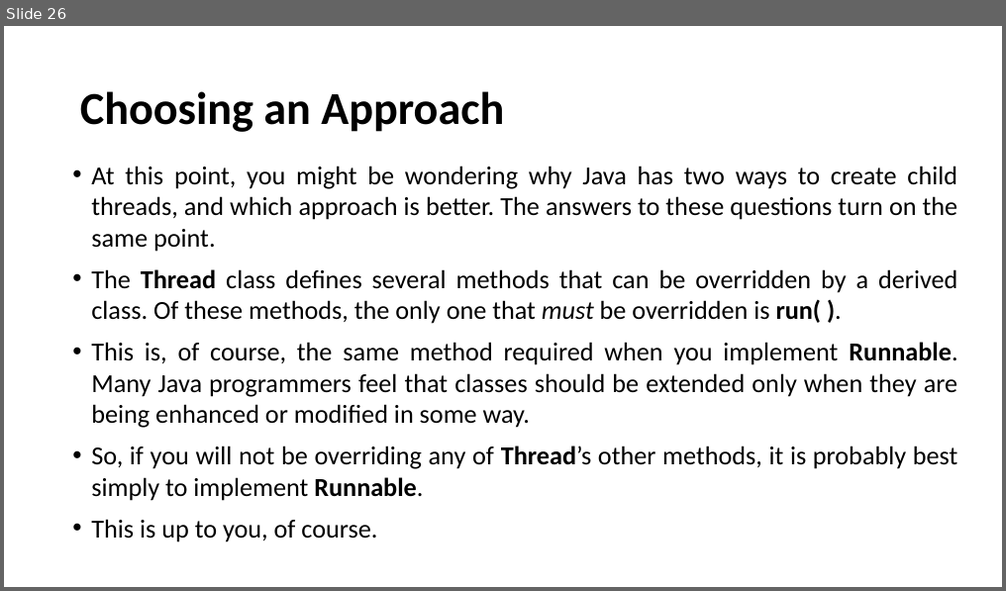
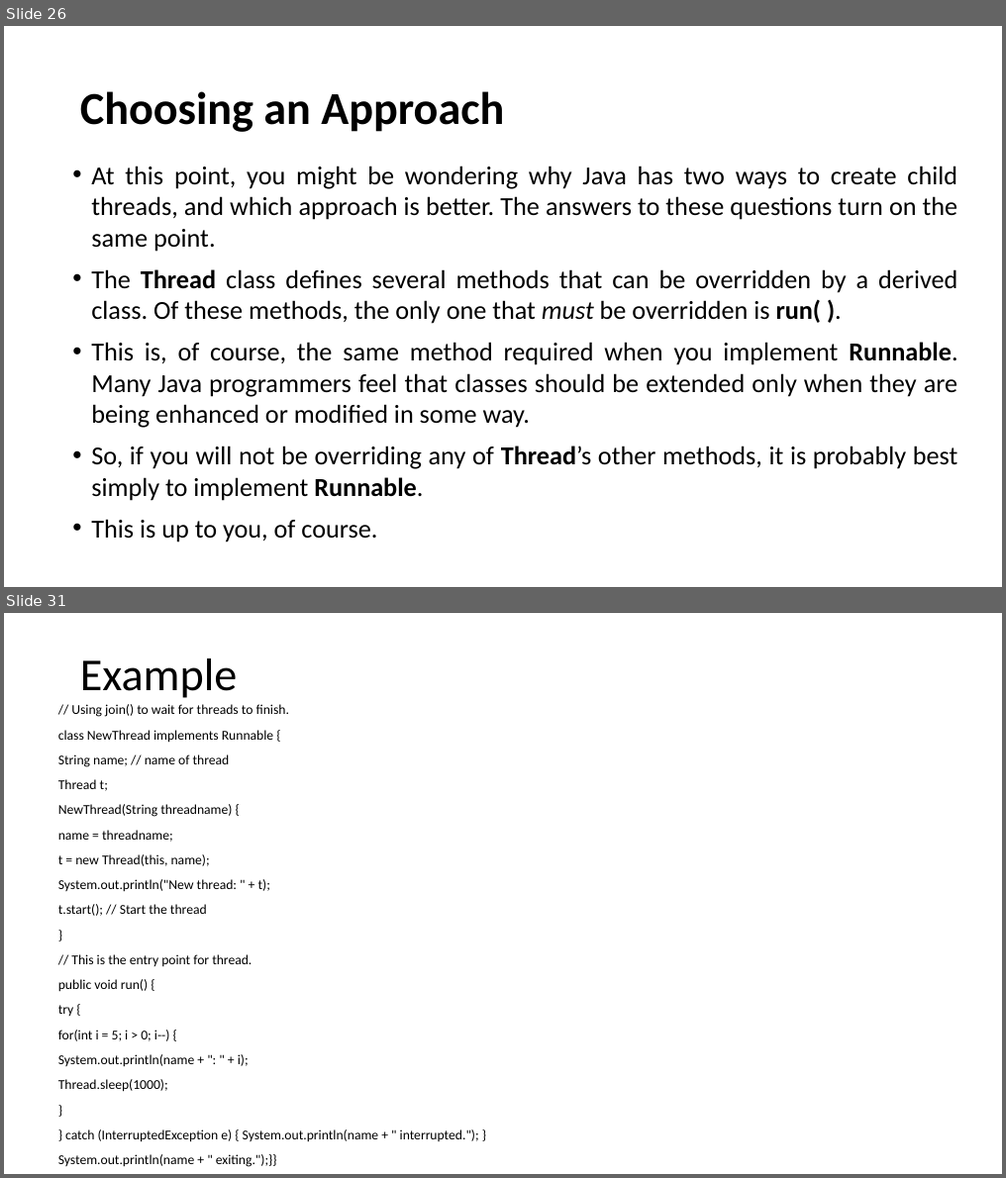
Before and after one commit to Praju-11/Java_Arctic, a slide deck: Multithreading.pptx. Shown one above the other, each under a label of ours: slide 26 before the commit, slides 26 and 31 after it; the slides between them are not shown. The pictures are 1006x591 and 1006x1178 pixels, drawn with LibreOffice and Linux fonts; fonts in the diff are those of the drawing. Boxes give left, top, right and bottom in pixels: in the first picture for what was removed or moved away, otherwise in the second. Text is boxed around its words. In the diff, an @@ line names an element or a change of style, - is before the commit and + after.

```diff
--- a/Multithreading.pptx
+++ b/Multithreading.pptx
@@ slide 31 added at box(4, 613, 1002, 1174), background #FFFFFF @@
@@ title added at box(80, 659, 238, 698), 44 pt, text #000000 @@
+Example
@@ text added at box(58, 704, 479, 1167), 13 pt, text #000000 @@
+// Using join() to wait for threads to finish.
+class NewThread implements Runnable {
+String name; // name of thread
+Thread t;
+NewThread(String threadname) {
+name = threadname;
+t = new Thread(this, name);
+System.out.println("New thread: " + t);
+t.start(); // Start the thread
+}
+// This is the entry point for thread.
+public void run() {
+try {
+for(int i = 5; i > 0; i--) {
+System.out.println(name + ": " + i);
+Thread.sleep(1000);
+}
+} catch (InterruptedException e) { System.out.println(name + " interrupted."); }
+System.out.println(name + " exiting.");}}
```
Also in this commit, not shown: 10 other slides added.
